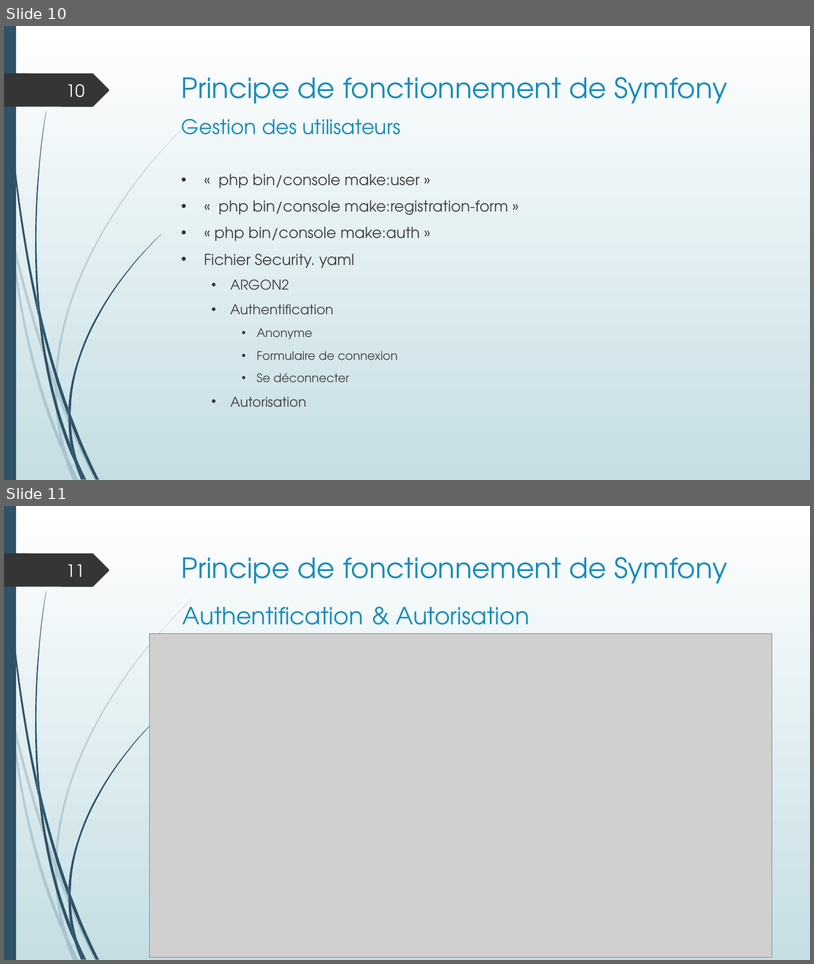
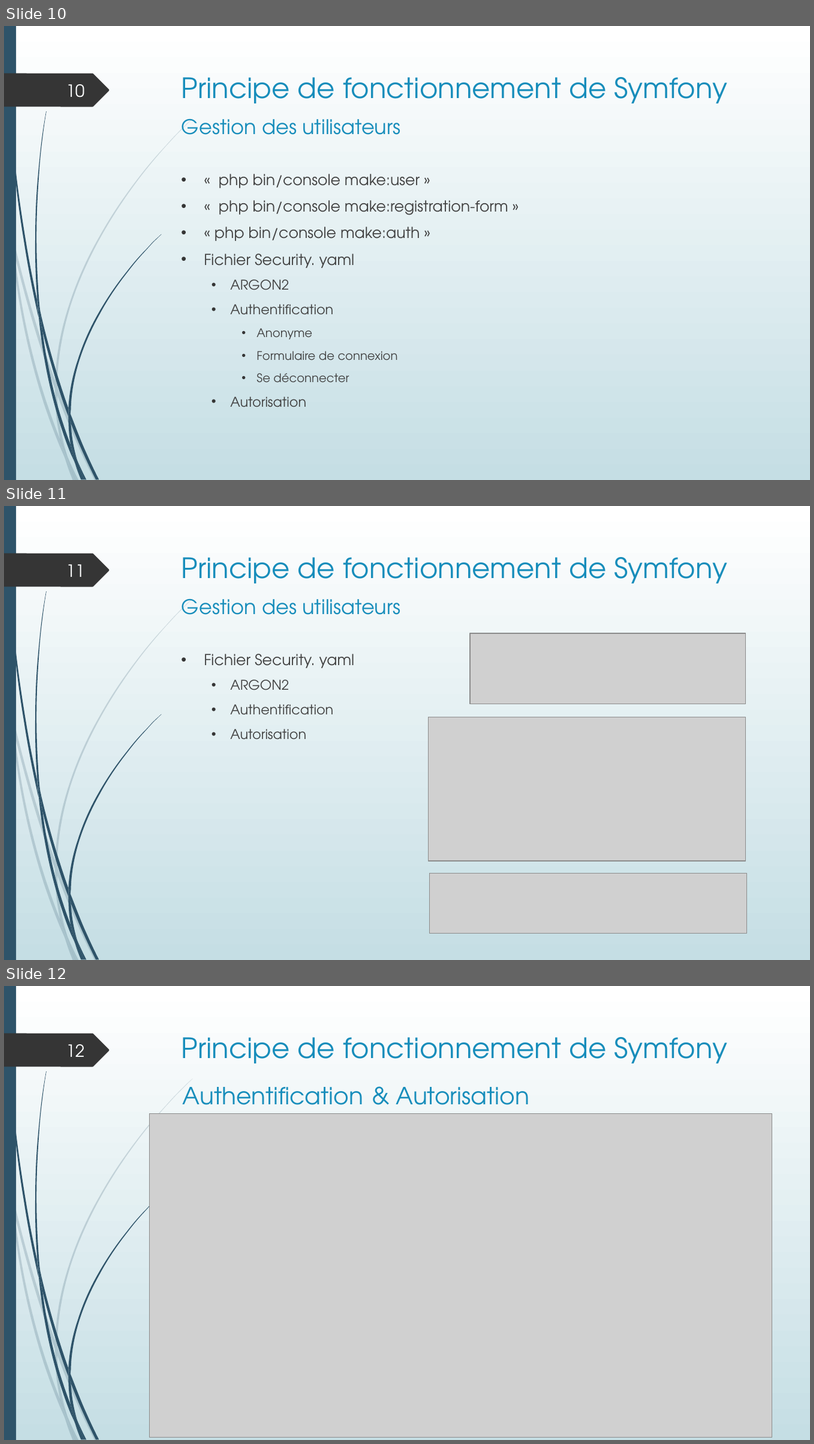
Before and after one commit to LisaF0/projet, a slide deck: aDoc/Projet boutique en ligne.pptx. Shown one above the other, each under a label of ours: slides 10 and 11 before the commit, slides 10, 11 and 12 after it. The pictures are 814x964 and 814x1444 pixels, drawn with LibreOffice and Linux fonts; fonts in the diff are those of the drawing; grey boxes stand for pictures. Boxes give left, top, right and bottom in pixels: in the first picture for what was removed or moved away, otherwise in the second. Text is boxed around its words. In the diff, an @@ line names an element or a change of style, - is before the commit and + after.

```diff
--- a/aDoc/Projet boutique en ligne.pptx
+++ b/aDoc/Projet boutique en ligne.pptx
@@ slide 11 added at (4,506,810,960), background gradient #FFFFFF to #C5DEE5; not listed: 24 template elements that a slide beside it also shows @@
@@ text added at (182,557,728,583), 33.3 pt, text #178DBB @@
+Principe de fonctionnement de Symfony
@@ page number added at (66,564,84,577), 20 pt, text #FEFFFF @@
+11
@@ title added at (182,598,401,615), 24 pt, text #178DBB @@
+Gestion des utilisateurs
@@ picture added at (470,633,746,704) @@
@@ text added at (204,654,355,739), 16 pt, text #404040 @@
+• Fichier Security. yaml
+  • ARGON2
+  • Authentification
+  • Autorisation
@@ picture added at (429,717,746,861) @@
@@ picture added at (430,873,747,933) @@
@@ what was slide 11 is now slide 12 @@
@@ page number at (66,1044,84,1057): text changed @@
-11
+12
```
Also in this commit, not shown: 8 slides changed, 1 other slide added, 6 other files.
